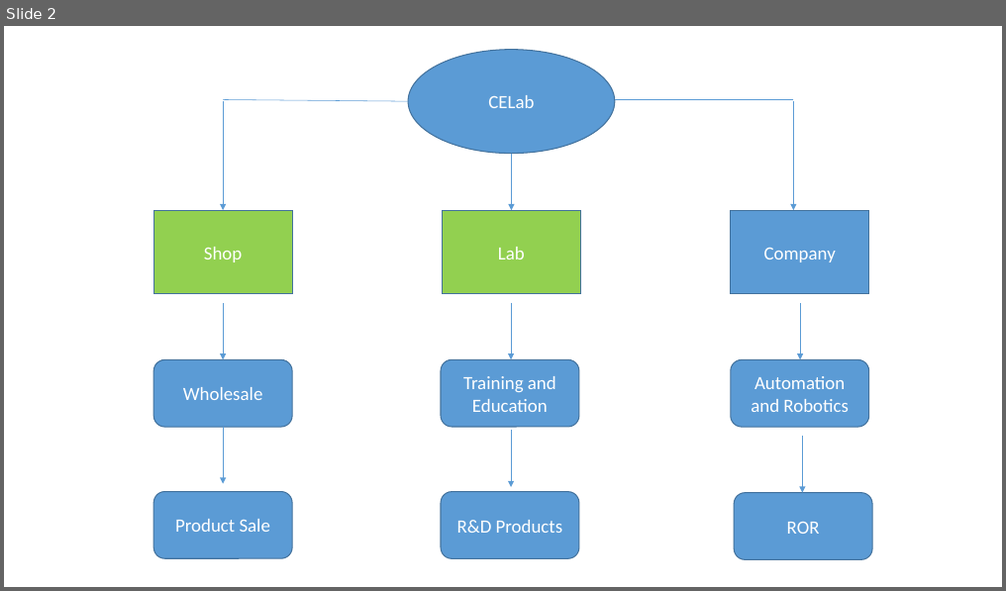
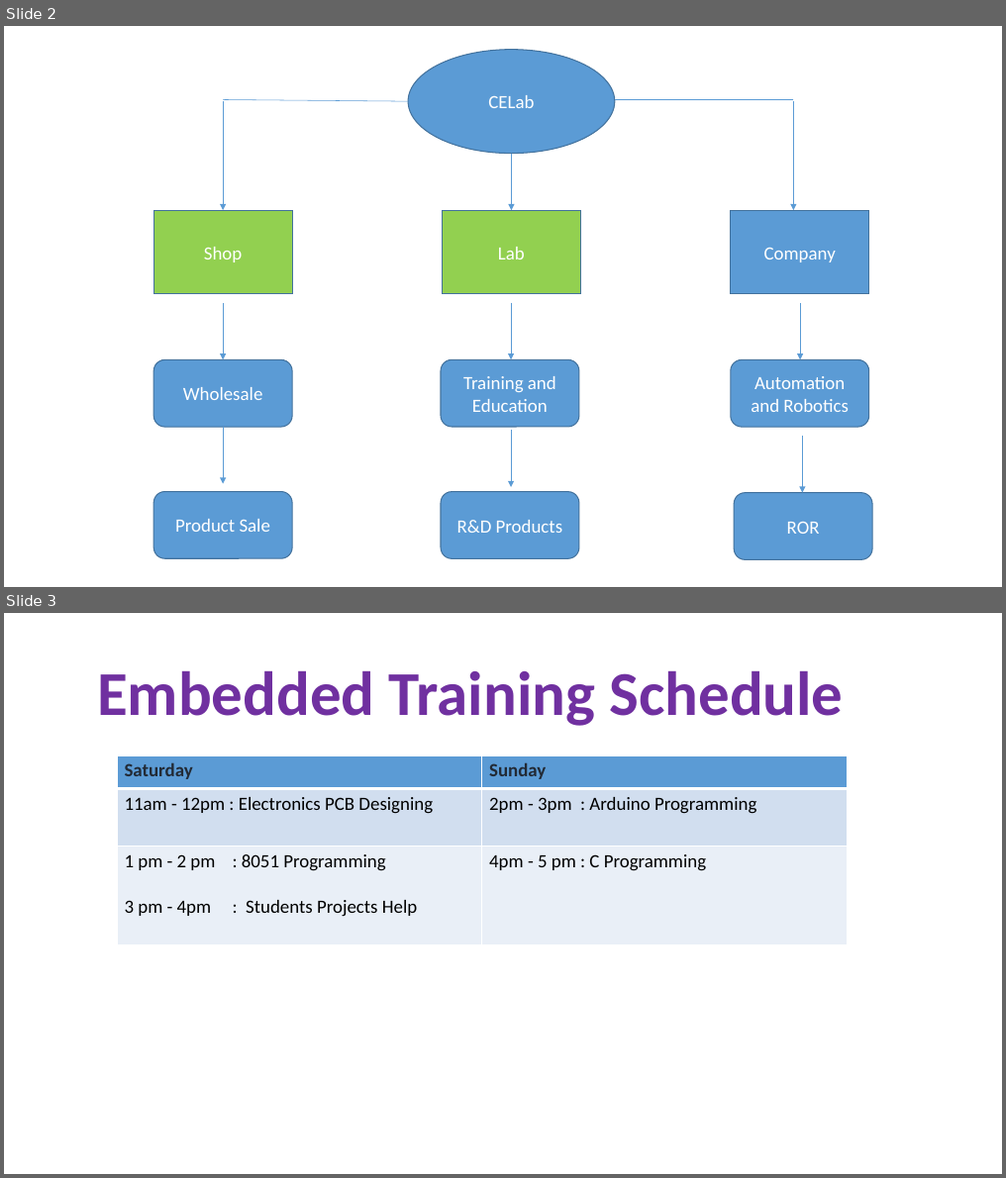
Before and after one commit to infocelab/embedded-projects, a slide deck: documents/roadmap_celab.pptx. Shown one above the other, each under a label of ours: slide 2 before the commit, slides 2 and 3 after it. The pictures are 1006x591 and 1006x1178 pixels, drawn with LibreOffice and Linux fonts; fonts in the diff are those of the drawing. Boxes give left, top, right and bottom in pixels: in the first picture for what was removed or moved away, otherwise in the second. Text is boxed around its words. In the diff, an @@ line names an element or a change of style, - is before the commit and + after.

```diff
--- a/documents/roadmap_celab.pptx
+++ b/documents/roadmap_celab.pptx
@@ slide 3 added at (x1=4, y1=613, x2=1002, y2=1174), background #FFFFFF @@
@@ title added at (x1=97, y1=670, x2=843, y2=726), 60 pt, text #7030A0, bold @@
+Embedded Training Schedule
@@ table added at (x1=117, y1=756, x2=847, y2=944), 3 rows, 2 columns @@
+Saturday | Sunday
+11am - 12pm : Electronics PCB Designing | 2pm - 3pm : Arduino Programming
+1 pm - 2 pm : 8051 Programming / 3 pm - 4pm : Students Projects Help | 4pm - 5 pm : C Programming
```
